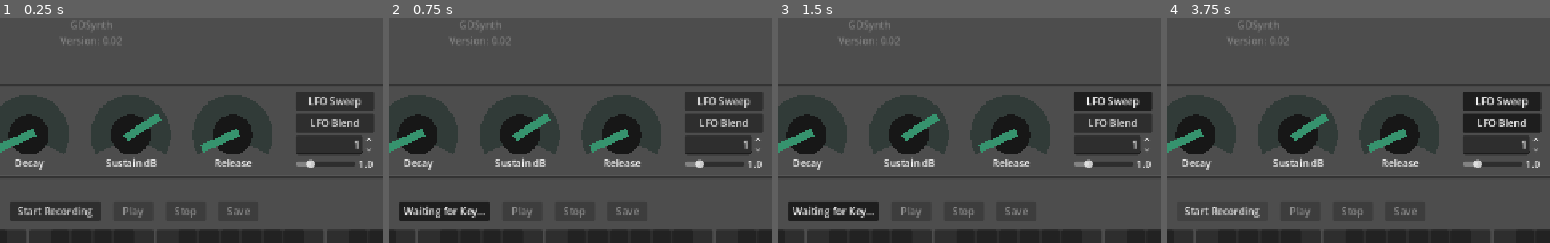
Above: before the commit, frames 1-4 (left to right).
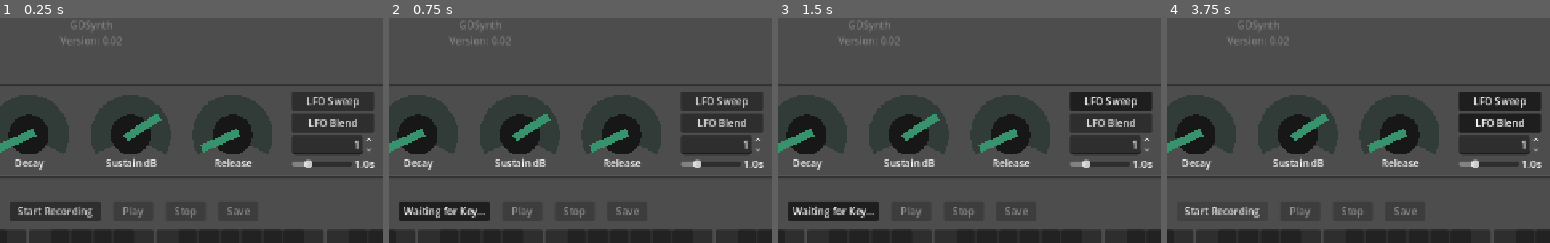
Above: after the commit, the same moments.

Repository: BaconEggsRL/GDSynth
Game: Godot game, scene res://main.tscn
Two runs of this game, one before a commit and one after it. Both use one fixed random seed, a clock stepped at 60 frames per second and the inputs below. The engine's default icon, where the game draws it, is replaced by a stand-in: a white triangle on a blue panel in a dark square.
Inputs:
- Up to frame 1 (0.25 s): no input
- Up to frame 2 (0.75 s): click "Start Recording" at 0.5 s
- Up to frame 3 (1.5 s): click "LFO Sweep" at 1.25 s
- Up to frame 4 (3.75 s): click "LFO Blend" at 2 s; click "Looping?" at 2.75 s; click "Waiting for Key..." at 3.5 s
The pictures show only the part of the screen within x 36-86%, y 0-50%; the shares and areas given below are measured in that part.

The runs differ from the first frame. In frame 1, 1.1% of the frame differs, in the area x 75-98%, y 32-67%; in frame 2, 1.1%; in frame 3, 1.2%; in frame 4, 1.2%.

Commit message:
asdasd

Diff:
--- a/main.gd
+++ b/main.gd
@@ -60,6 +60,9 @@
 var pitch_tween:Tween
 var scale_tween:Tween
 
+# osc speed
+@export var osc_speed_slider:HSlider
+
 # KNOBS!
 @export var peak_knob:Knob
 @export var attack_knob:Knob
@@ -144,6 +147,10 @@
 	capture_mix_rate = AudioServer.get_mix_rate()  # Dynamically set sample rate for captures
 	var output_latency = AudioServer.get_output_latency()
 	print("output_latency = %s" % output_latency)
+
+	# osc speed settings
+	# Connect the slider's value_changed signal to update the label
+	osc_speed_slider.value_changed.connect(_on_osc_speed_slider_value_changed)
 
 	# pitch shift settings
 	pitch_slider.value_changed.connect(_on_pitch_slider_value_changed)
@@ -983,3 +990,8 @@
 		AudioServer.set_bus_effect_enabled(keyboard_fx_bus, delay_index, true)
 	else:
 		AudioServer.set_bus_effect_enabled(keyboard_fx_bus, delay_index, false)
+
+
+func _on_osc_speed_slider_value_changed(value) -> void:
+	for btn:PianoButton in piano_buttons:
+		btn.sweep_time = value
--- a/main.tscn
+++ b/main.tscn
@@ -20,7 +20,7 @@
 corner_radius_bottom_right = 4
 corner_radius_bottom_left = 4
 
-[node name="main" type="Node" node_paths=PackedStringArray(" …(116 unchanged characters)… wave_table_item_list", "pitch_slider", "peak_knob", "attack_knob", "decay_knob", …(89 unchanged characters)…
+[node name="main" type="Node" node_paths=PackedStringArray(" …(116 unchanged characters)… wave_table_item_list", "pitch_slider", "osc_speed_slider", "peak_knob", "attack_knob", "decay_knob", …(89 unchanged characters)…
 script = ExtResource("1_ig7tw")
 octave_up_btn = NodePath("Control/HBoxContainer/Octave/OctaveUp")
 octave_down_btn = NodePath("Control/HBoxContainer/Octave/OctaveDown")
@@ -32,6 +32,7 @@
 save_status = NodePath("Control/VBoxContainer/SaveStatus")
 wave_table_item_list = NodePath("Control/VBoxContainer/StatsPanel/PanelMargin/ControlContainer/WaveTableItemList")
 pitch_slider = NodePath("Control/PitchSlider")
+osc_speed_slider = NodePath("Control/VBoxContainer/StatsPanel/PanelMargin/ControlContainer/VBoxContainer/OscContainer/OscSpeedSlider")
 peak_knob = NodePath("Knobs/peak_knob")
 attack_knob = NodePath("Knobs/attack_knob")
 decay_knob = NodePath("Knobs/decay_knob")
@@ -162,7 +163,7 @@
 [node name="OscSpeedSlider" type="HSlider" parent="Control/VBoxContainer/StatsPanel/PanelMargin/ControlContainer/VBoxContainer/OscContainer"]
 custom_minimum_size = Vector2(96, 23)
 layout_mode = 2
-min_value = 0.2
+min_value = 0.1
 max_value = 4.0
 step = 0.1
 value = 1.0
--- a/osc_container.gd
+++ b/osc_container.gd
@@ -3,7 +3,7 @@
 @onready var osc_speed_slider: HSlider = $OscSpeedSlider
 @onready var osc_speed_label: Label = $OscSpeedLabel
 
-var str_format = "%.1f"
+var str_format = "%.1fs"
 
 func _ready():
 	# Set initial label text
--- a/piano_button.gd
+++ b/piano_button.gd
@@ -326,7 +326,7 @@
 
 func fill_buffer():
 	# print("fill buffer")
-	print(waveform_index)
+	# print(waveform_index)
 
 	var frames_available = playback.get_frames_available()
 	var wave_keys = wave_table.keys()
